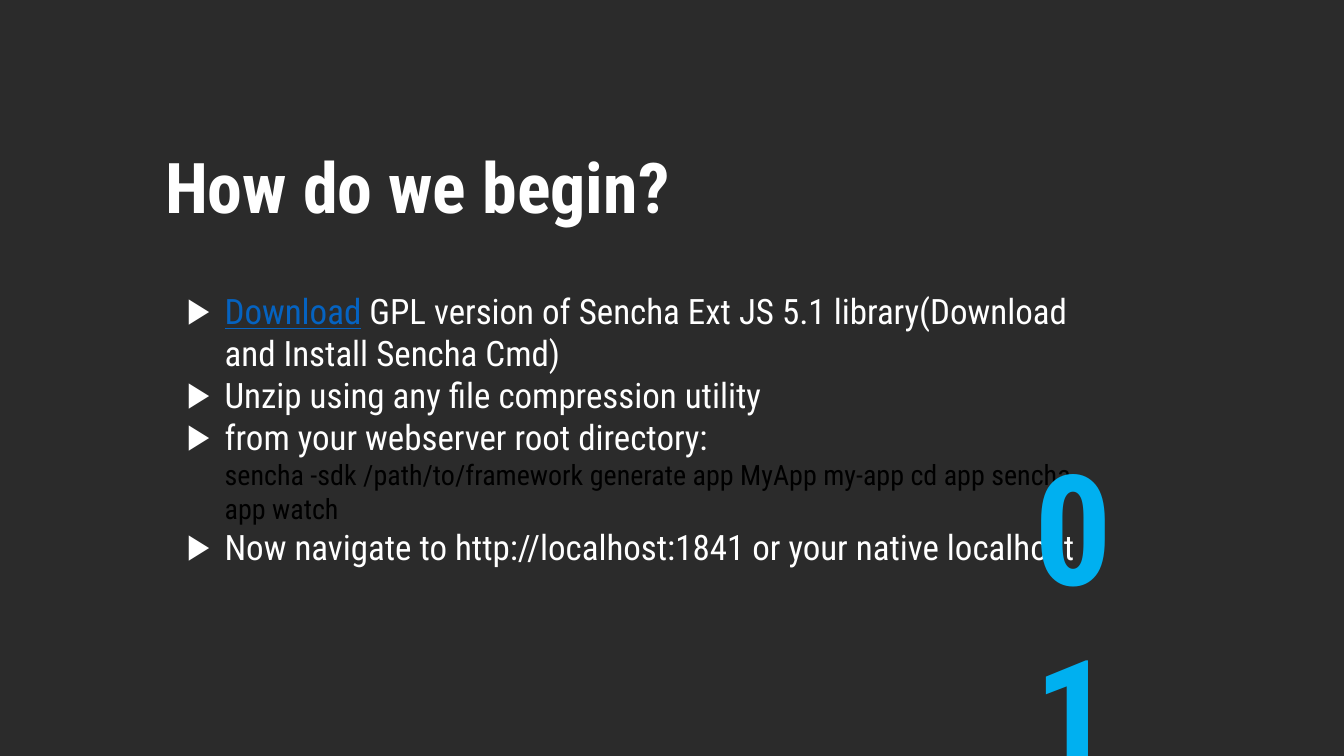
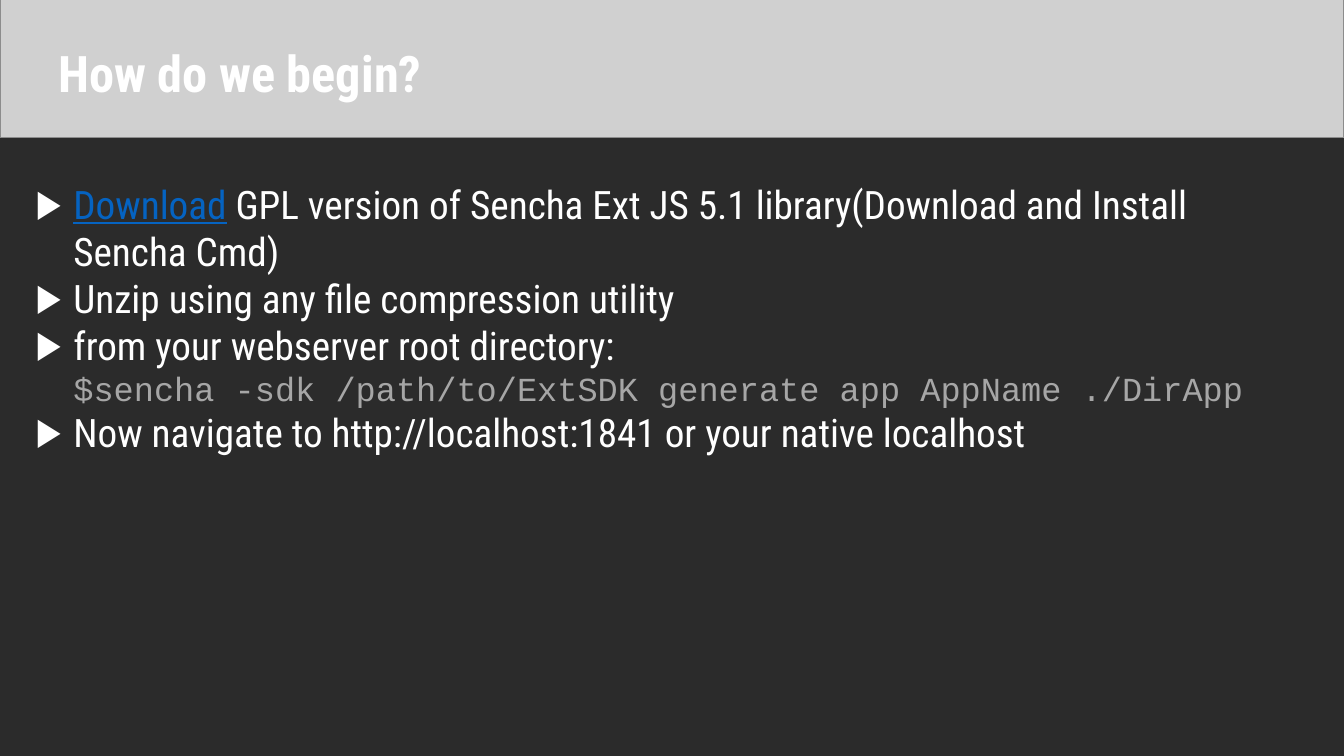
Before and after one commit to cminhho/ExtJS-Presentation, a slide deck: slide 15 of Introduction to Ext JS.pptx (slide 13 before the commit). Drawn at 1344x756 pixels with LibreOffice and Linux fonts; fonts in the diff are those of the drawing; grey boxes stand for pictures; background and template pictures are left out; a plain dark background stands for a picture behind light text. Boxes give left, top, right and bottom in pixels: in the first picture for what was removed or moved away, otherwise in the second. Text is boxed around its words. In the diff, an @@ line names an element or a change of style, - is before the commit and + after.

```diff
--- a/Introduction to Ext JS.pptx
+++ b/Introduction to Ext JS.pptx
@@ picture added at (x1=0, y1=0, x2=1344, y2=138) @@
@@ text "How do we begin?" moved from (x1=165, y1=160, x2=670, y2=228) to (x1=58, y1=55, x2=422, y2=102) @@
@@ text "How do we begin?" at (x1=58, y1=55, x2=422, y2=102): size 50 to 36 pt @@
@@ text "Download GPL version of Sencha ..." moved from (x1=225, y1=296, x2=1074, y2=568) to (x1=73, y1=188, x2=1243, y2=456) @@
@@ text at (x1=73, y1=188, x2=1187, y2=456): size 25 to 28 pt in "Download GPL version of Sencha Ext JS ...", "Unzip using any file compression utility", "Now navigate to http://localhost:1841 or your native ..." @@
@@ text at (x1=73, y1=330, x2=1243, y2=408): text changed; size 20 to 24 pt; font Roboto Condensed to Courier New; text colour #000000 to #A6A6A6 @@
-▶ from your webserver root directory:
-  sencha -sdk /path/to/framework generate app MyApp my-app cd app sencha app watch
+▶ from your webserver root directory:
+  $sencha -sdk /path/to/ExtSDK generate app AppName ./DirApp
@@ text removed at (x1=1024, y1=426, x2=1187, y2=623) @@
-01
```
Also in this commit, not shown: 5 other slides changed, 10 slides added, 8 slides removed, 2 other files.
